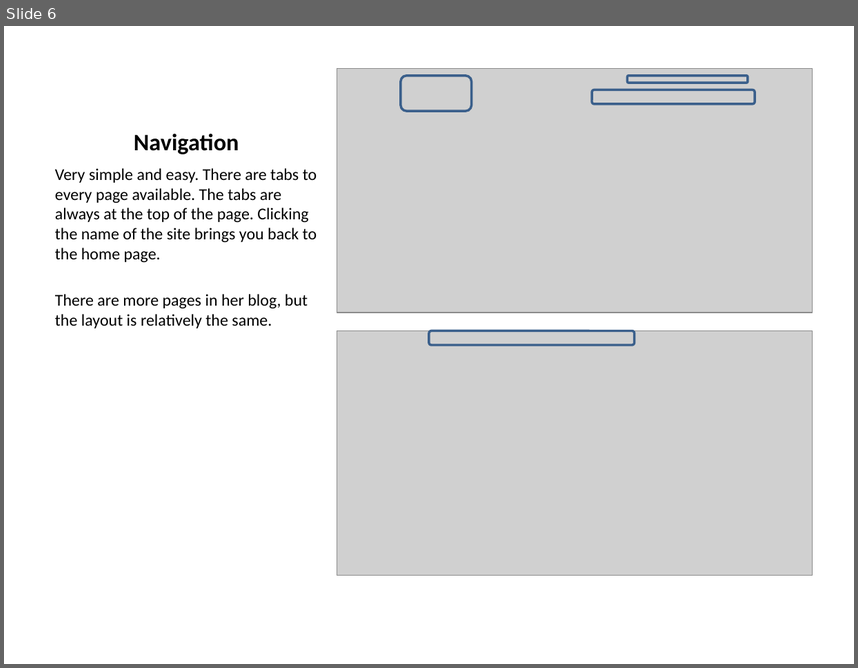
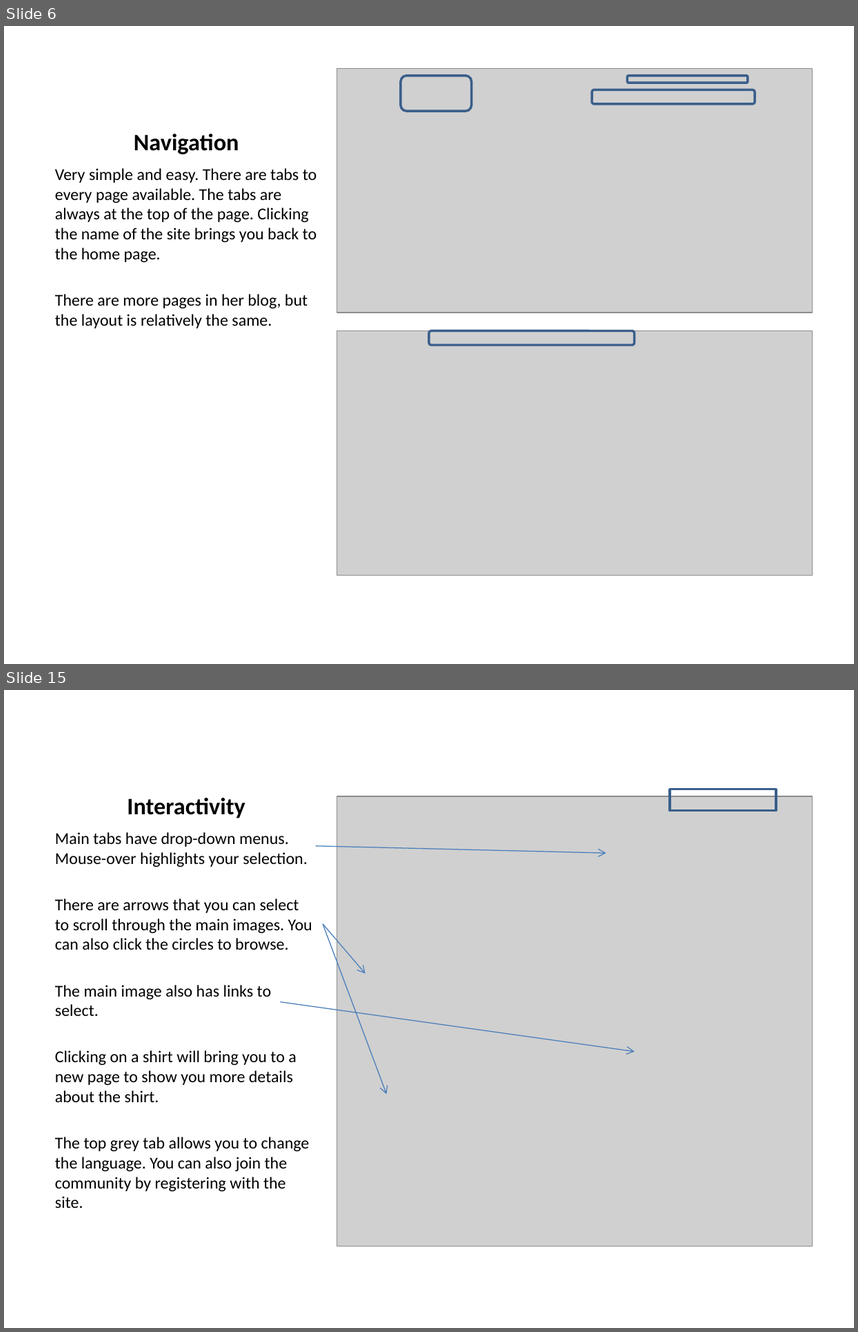
Before and after one commit to pku/portfolio_competitive_analysis, a slide deck: CompetitiveAnalysisPortfolios.pptx. Shown one above the other, each under a label of ours: slide 6 before the commit, slides 6 and 15 after it; the slides between them are not shown. The pictures are 858x668 and 858x1332 pixels, drawn with LibreOffice and Linux fonts; fonts in the diff are those of the drawing; grey boxes stand for pictures. Boxes give left, top, right and bottom in pixels: in the first picture for what was removed or moved away, otherwise in the second. Text is boxed around its words. In the diff, an @@ line names an element or a change of style, - is before the commit and + after.

```diff
--- a/CompetitiveAnalysisPortfolios.pptx
+++ b/CompetitiveAnalysisPortfolios.pptx
@@ slide 15 added at <box>4,690,854,1328</box>, background #FFFFFF @@
@@ rectangle added at <box>670,789,776,811</box>, outline #3A5F8C 2 pt @@
@@ title added at <box>127,798,245,818</box>, 20 pt, text #000000, bold @@
+Interactivity
@@ picture added at <box>337,796,813,1246</box> @@
@@ text added at <box>55,832,312,1208</box>, 14 pt, text #000000 @@
+Main tabs have drop-down menus. Mouse-over highlights your selection.
+There are arrows that you can select to scroll through the main images. You can also click the circles to browse.
+The main image also has links to select.
+Clicking on a shirt will bring you to a new page to show you more details about the shirt.
+The top grey tab allows you to change the language. You can also join the community by registering with the site.
@@ arrow added from (316, 845) to (606, 854), #4B7EBC 0.75 pt @@
@@ arrow added from (323, 924) to (366, 973), #4B7EBC 0.75 pt @@
@@ arrow added from (323, 924) to (386, 1094), #4B7EBC 0.75 pt @@
@@ arrow added from (280, 1002) to (635, 1052), #4B7EBC 0.75 pt @@
```
Also in this commit, not shown: 9 other slides added.
